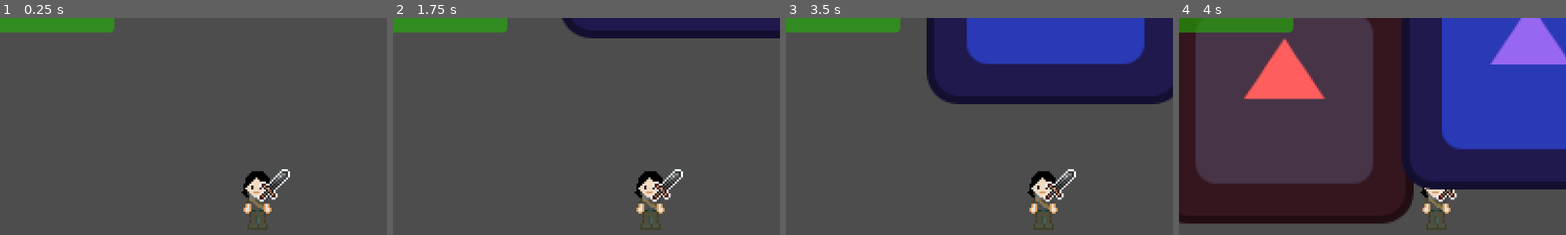
Above: before the commit, frames 1-4 (left to right).
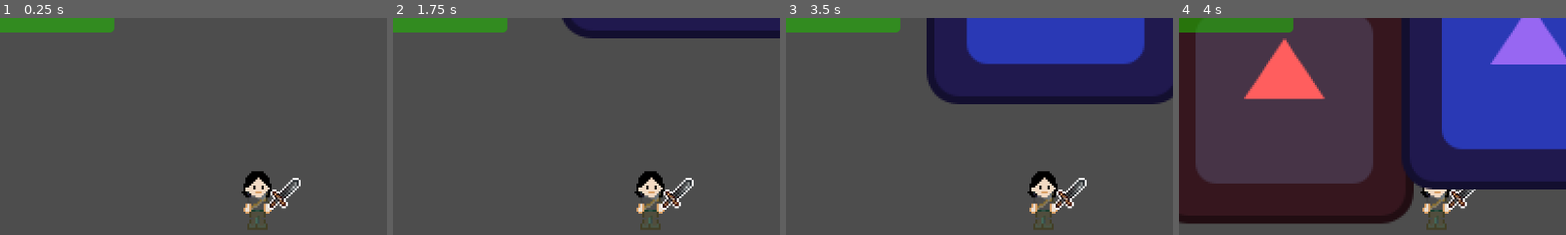
Above: after the commit, the same moments.

Repository: vilu350/Flying-Cats-Studio
Game: Godot game, scene res://scenes/test_map.tscn
The game is run twice, just before and just after one commit, with the same random seed, the same clock (stepped at 60 frames per second) and the same inputs. The project has no main scene, so this scene is started directly. The engine's default icon, where the game draws it, is replaced by a stand-in: a white triangle on a blue panel in a dark square.
Inputs:
- Up to frame 1 (0.25 s): no input
- Up to frame 2 (1.75 s): tap Enter at 0.5 s; hold D (move_right) 0.53-1.28 s; hold Down (move_down) from 1.28 s (still down)
- Up to frame 3 (3.5 s): release Down (move_down) at 2.03 s; hold D (move_right) 2.03-2.78 s; tap Space at 2.75 s; hold Up (move_up) from 2.78 s (still down)
- Up to frame 4 (4 s): release Up (move_up) at 3.53 s; hold A (move_left) from 3.53 s (still down)
The pictures show only the part of the screen within x 17-67%, y 8-58%; the shares and areas given below are measured in that part.

The runs differ from the first frame. In frame 1, 1.2% of the frame differs, in the area x 63-78%, y 69-97%; in frame 2, 1.2%; in frame 3, 1.2%; in frame 4, 0.7%.

Commit message:
Worked on the attack animations for both facing right & left

Diff:
--- a/flying-cats-studio/scenes/Player.tscn
+++ b/flying-cats-studio/scenes/Player.tscn
@@ -1,14 +1,13 @@
-[gd_scene load_steps=11 format=3 uid="uid://c3t26ejgfvyr1"]
+[gd_scene load_steps=15 format=3 uid="uid://c3t26ejgfvyr1"]
 
 [ext_resource type="Script" uid="uid://cagenrx6eaxoj" path="res://scripts/player.gd" id="1_ij6vw"]
 [ext_resource type="Texture2D" uid="uid://cy46qafv13bxo" path="res://sprites/character.png" id="2_qhqgy"]
 [ext_resource type="PackedScene" uid="uid://c3nnv308fvv7f" path="res://scenes/weapon.tscn" id="3_3li8b"]
 [ext_resource type="PackedScene" uid="uid://dxggfn5bm1bwc" path="res://scenes/player_weapon.tscn" id="3_dqkch"]
 
-[sub_resource type="Animation" id="Animation_qlg0r"]
-resource_name = "Attack"
+[sub_resource type="Animation" id="Animation_tuyoq"]
+resource_name = "Idle"
 length = 0.4
-loop_mode = 1
 tracks/0/type = "value"
 tracks/0/imported = false
 tracks/0/enabled = true
@@ -32,6 +31,174 @@
 "transitions": PackedFloat32Array(1),
 "update": 0,
 "values": [Vector2(2, -4)]
+}
+
+[sub_resource type="Animation" id="Animation_fjrip"]
+length = 0.001
+tracks/0/type = "value"
+tracks/0/imported = false
+tracks/0/enabled = true
+tracks/0/path = NodePath("Sprite2D:position")
+tracks/0/interp = 1
+tracks/0/loop_wrap = true
+tracks/0/keys = {
+"times": PackedFloat32Array(0),
+"transitions": PackedFloat32Array(1),
+"update": 0,
+"values": [Vector2(2, -4)]
+}
+tracks/1/type = "value"
+tracks/1/imported = false
+tracks/1/enabled = true
+tracks/1/path = NodePath("Sprite2D:frame")
+tracks/1/interp = 1
+tracks/1/loop_wrap = true
+tracks/1/keys = {
+"times": PackedFloat32Array(0),
+"transitions": PackedFloat32Array(1),
+"update": 1,
+"values": [0]
+}
+tracks/2/type = "value"
+tracks/2/imported = false
+tracks/2/enabled = true
+tracks/2/path = NodePath("Sprite2D/PlayerWeapon:rotation")
+tracks/2/interp = 1
+tracks/2/loop_wrap = true
+tracks/2/keys = {
+"times": PackedFloat32Array(0),
+"transitions": PackedFloat32Array(1),
+"update": 0,
+"values": [4.6844635]
+}
+tracks/3/type = "value"
+tracks/3/imported = false
+tracks/3/enabled = true
+tracks/3/path = NodePath("Sprite2D/PlayerWeapon:scale")
+tracks/3/interp = 1
+tracks/3/loop_wrap = true
+tracks/3/keys = {
+"times": PackedFloat32Array(0),
+"transitions": PackedFloat32Array(1),
+"update": 0,
+"values": [Vector2(1, 1)]
+}
+tracks/4/type = "value"
+tracks/4/imported = false
+tracks/4/enabled = true
+tracks/4/path = NodePath("Sprite2D:scale")
+tracks/4/interp = 1
+tracks/4/loop_wrap = true
+tracks/4/keys = {
+"times": PackedFloat32Array(0),
+"transitions": PackedFloat32Array(1),
+"update": 0,
+"values": [Vector2(1, 1)]
+}
+
+[sub_resource type="Animation" id="Animation_dqkch"]
+resource_name = "Attack_Return"
+length = 0.65
+step = 0.05
+tracks/0/type = "value"
+tracks/0/imported = false
+tracks/0/enabled = true
+tracks/0/path = NodePath("Sprite2D/PlayerWeapon:rotation")
+tracks/0/interp = 1
+tracks/0/loop_wrap = true
+tracks/0/keys = {
+"times": PackedFloat32Array(0, 0.2, 0.65),
+"transitions": PackedFloat32Array(-2, 1, 0.5),
+"update": 0,
+"values": [3.270747, 3.270747, 4.6844635]
+}
+
+[sub_resource type="Animation" id="Animation_qlg0r"]
+resource_name = "Left_Attack"
+length = 0.3
+step = 0.05
+tracks/0/type = "value"
+tracks/0/imported = false
+tracks/0/enabled = true
+tracks/0/path = NodePath("Sprite2D/PlayerWeapon:rotation")
+tracks/0/interp = 1
+tracks/0/loop_wrap = true
+tracks/0/keys = {
+"times": PackedFloat32Array(0, 0.25),
+"transitions": PackedFloat32Array(1, -2),
+"update": 0,
+"values": [4.6844635, 3.270747]
+}
+tracks/1/type = "value"
+tracks/1/imported = false
+tracks/1/enabled = true
+tracks/1/path = NodePath("Sprite2D/PlayerWeapon:scale")
+tracks/1/interp = 1
+tracks/1/loop_wrap = true
+tracks/1/keys = {
+"times": PackedFloat32Array(0, 0.3),
+"transitions": PackedFloat32Array(1, 0.5),
+"update": 0,
+"values": [Vector2(1, 1), Vector2(1, 1)]
+}
+tracks/2/type = "value"
+tracks/2/imported = false
+tracks/2/enabled = true
+tracks/2/path = NodePath("Sprite2D:position")
+tracks/2/interp = 1
+tracks/2/loop_wrap = true
+tracks/2/keys = {
+"times": PackedFloat32Array(0),
+"transitions": PackedFloat32Array(1),
+"update": 0,
+"values": [Vector2(2, -4)]
+}
+tracks/3/type = "value"
+tracks/3/imported = false
+tracks/3/enabled = true
+tracks/3/path = NodePath("Sprite2D:scale")
+tracks/3/interp = 1
+tracks/3/loop_wrap = true
+tracks/3/keys = {
+"times": PackedFloat32Array(0),
+"transitions": PackedFloat32Array(1),
+"update": 0,
+"values": [Vector2(1, 1)]
+}
+
+[sub_resource type="AnimationLibrary" id="AnimationLibrary_smehm"]
+_data = {
+&"Attack_Return": SubResource("Animation_dqkch"),
+&"Idle": SubResource("Animation_tuyoq"),
+&"Left_Attack": SubResource("Animation_qlg0r"),
+&"RESET": SubResource("Animation_fjrip")
+}
+
+[sub_resource type="Animation" id="Animation_smehm"]
+length = 0.001
+tracks/0/type = "value"
+tracks/0/imported = false
+tracks/0/enabled = true
+tracks/0/path = NodePath(".:scale")
+tracks/0/interp = 1
+tracks/0/loop_wrap = true
+tracks/0/keys = {
+"times": PackedFloat32Array(0),
+"transitions": PackedFloat32Array(1),
+"update": 0,
+"values": [Vector2(-1, 1)]
+}
+tracks/1/type = "value"
+tracks/1/imported = false
+tracks/1/enabled = true
+tracks/1/path = NodePath("PlayerWeapon:position")
+tracks/1/interp = 1
+tracks/1/loop_wrap = true
+tracks/1/keys = {
+"times": PackedFloat32Array(0),
+"transitions": PackedFloat32Array(1),
+"update": 0,
+"values": [Vector2(-7.0000005, 8)]
 }
 tracks/2/type = "value"
 tracks/2/imported = false
@@ -40,65 +207,51 @@
 tracks/2/interp = 1
 tracks/2/loop_wrap = true
 tracks/2/keys = {
-"times": PackedFloat32Array(0, 0.1, 0.2, 0.3, 0.4),
-"transitions": PackedFloat32Array(1, 1, 1, 1, 1),
-"update": 0,
-"values": [0.0, 0.7853981633974483, 1.5707963267948966, 2.356194490192345, 3.141592653589793]
-}
-
-[sub_resource type="Animation" id="Animation_tuyoq"]
-resource_name = "Idle"
-length = 0.4
-tracks/0/type = "value"
-tracks/0/imported = false
-tracks/0/enabled = true
-tracks/0/path = NodePath("Sprite2D:frame")
-tracks/0/interp = 1
-tracks/0/loop_wrap = true
-tracks/0/keys = {
-"times": PackedFloat32Array(0),
-"transitions": PackedFloat32Array(1),
-"update": 1,
-"values": [0]
-}
-tracks/1/type = "value"
-tracks/1/imported = false
-tracks/1/enabled = true
-tracks/1/path = NodePath("Sprite2D:position")
-tracks/1/interp = 1
-tracks/1/loop_wrap = true
-tracks/1/keys = {
-"times": PackedFloat32Array(0),
-"transitions": PackedFloat32Array(1),
-"update": 0,
-"values": [Vector2(2, -4)]
-}
-
-[sub_resource type="Animation" id="Animation_fjrip"]
-length = 0.001
-tracks/0/type = "value"
-tracks/0/imported = false
-tracks/0/enabled = true
-tracks/0/path = NodePath("Sprite2D:position")
-tracks/0/interp = 1
-tracks/0/loop_wrap = true
-tracks/0/keys = {
-"times": PackedFloat32Array(0),
-"transitions": PackedFloat32Array(1),
-"update": 0,
-"values": [Vector2(2, -4)]
-}
-tracks/1/type = "value"
-tracks/1/imported = false
-tracks/1/enabled = true
-tracks/1/path = NodePath("Sprite2D:frame")
-tracks/1/interp = 1
-tracks/1/loop_wrap = true
-tracks/1/keys = {
-"times": PackedFloat32Array(0),
-"transitions": PackedFloat32Array(1),
-"update": 1,
-"values": [0]
+"times": PackedFloat32Array(0),
+"transitions": PackedFloat32Array(1),
+"update": 0,
+"values": [4.6844635]
+}
+tracks/3/type = "value"
+tracks/3/imported = false
+tracks/3/enabled = true
+tracks/3/path = NodePath(".:position")
+tracks/3/interp = 1
+tracks/3/loop_wrap = true
+tracks/3/keys = {
+"times": PackedFloat32Array(0),
+"transitions": PackedFloat32Array(1),
+"update": 0,
+"values": [Vector2(-2, -4)]
+}
+
+[sub_resource type="Animation" id="Animation_ur7pv"]
+resource_name = "Right_Attack"
+length = 0.3
+step = 0.05
+tracks/0/type = "value"
+tracks/0/imported = false
+tracks/0/enabled = true
+tracks/0/path = NodePath(".:scale")
+tracks/0/interp = 1
+tracks/0/loop_wrap = true
+tracks/0/keys = {
+"times": PackedFloat32Array(0),
+"transitions": PackedFloat32Array(1),
+"update": 0,
+"values": [Vector2(-1, 1)]
+}
+tracks/1/type = "value"
+tracks/1/imported = false
+tracks/1/enabled = true
+tracks/1/path = NodePath("PlayerWeapon:position")
+tracks/1/interp = 1
+tracks/1/loop_wrap = true
+tracks/1/keys = {
+"times": PackedFloat32Array(0),
+"transitions": PackedFloat32Array(1),
+"update": 0,
+"values": [Vector2(-7.0000005, 8)]
 }
 tracks/2/type = "value"
 tracks/2/imported = false
@@ -107,17 +260,28 @@
 tracks/2/interp = 1
 tracks/2/loop_wrap = true
 tracks/2/keys = {
-"times": PackedFloat32Array(0),
-"transitions": PackedFloat32Array(1),
-"update": 0,
-"values": [0.0]
-}
-
-[sub_resource type="AnimationLibrary" id="AnimationLibrary_smehm"]
+"times": PackedFloat32Array(0, 0.25),
+"transitions": PackedFloat32Array(1, 1),
+"update": 0,
+"values": [4.6844635, 3.270747]
+}
+tracks/3/type = "value"
+tracks/3/imported = false
+tracks/3/enabled = true
+tracks/3/path = NodePath(".:position")
+tracks/3/interp = 1
+tracks/3/loop_wrap = true
+tracks/3/keys = {
+"times": PackedFloat32Array(0),
+"transitions": PackedFloat32Array(1),
+"update": 0,
+"values": [Vector2(-2, -4)]
+}
+
+[sub_resource type="AnimationLibrary" id="AnimationLibrary_y4r1p"]
 _data = {
-&"Attack": SubResource("Animation_qlg0r"),
-&"Idle": SubResource("Animation_tuyoq"),
-&"RESET": SubResource("Animation_fjrip")
+&"RESET": SubResource("Animation_smehm"),
+&"Right_Attack": SubResource("Animation_ur7pv")
 }
 
 [sub_resource type="CircleShape2D" id="CircleShape2D_44cfe"]
@@ -128,16 +292,26 @@
 [node name="Player" type="CharacterBody2D"]
 script = ExtResource("1_ij6vw")
 
-[node name="AnimationPlayer" type="AnimationPlayer" parent="."]
+[node name="Sprite2D" type="Sprite2D" parent="."]
+position = Vector2(-2, -4)
+scale = Vector2(-1, 1)
+texture = ExtResource("2_qhqgy")
+
+[node name="PlayerWeapon" parent="Sprite2D" instance=ExtResource("3_dqkch")]
+position = Vector2(-7.0000005, 8)
+rotation = 4.6844635
+
+[node name="looking left" type="AnimationPlayer" parent="Sprite2D/PlayerWeapon"]
+root_node = NodePath("../../..")
 libraries = {
 &"": SubResource("AnimationLibrary_smehm")
 }
 
-[node name="Sprite2D" type="Sprite2D" parent="."]
-position = Vector2(2, -4)
-texture = ExtResource("2_qhqgy")
-
-[node name="PlayerWeapon" parent="." instance=ExtResource("3_dqkch")]
+[node name="looking right" type="AnimationPlayer" parent="Sprite2D/PlayerWeapon"]
+root_node = NodePath("../..")
+libraries = {
+&"": SubResource("AnimationLibrary_y4r1p")
+}
 
 [node name="CollisionShape2D" type="CollisionShape2D" parent="."]
 shape = SubResource("CircleShape2D_44cfe")
--- a/flying-cats-studio/scripts/enemy.gd
+++ b/flying-cats-studio/scripts/enemy.gd
@@ -1,6 +1,9 @@
 extends CharacterBody2D
 #left off at M9L13 half way down
 @onready var _hit_box: Area2D = %HitBox
+
+var health: float = 3.0
+
 
 @export var max_speed := 1000.0
 @export var acceleration := 1100.0
@@ -18,7 +21,13 @@
 func get_global_player_position() -> Vector2:
 	return get_tree().root.get_node("TestMap/Player").global_position
 
-func take_damage():
+func take_damage(weapon_damage: float):
+	#$Sprite2D/AnimationPlayer.play("take_damage")
+	health -= weapon_damage
+
+	if health <= 0.0:
+		queue_free()
+
 	# Spawn the gem
 	var new_gem = loot_scene.instantiate()
 	new_gem.global_position = global_position
--- a/flying-cats-studio/scripts/player.gd
+++ b/flying-cats-studio/scripts/player.gd
@@ -14,9 +14,6 @@
 @onready var hurt_timer: Timer = $HurtTimer
 @onready var weapon: Sprite2D = $Weapon
 
-@onready var health_bar: ProgressBar = $"../CanvasLayer/HealthBar"
-@export var live_points : int = 30
-
 @export var maxHealth = 30
 @onready var currentHealth: int = maxHealth
 
@@ -26,17 +23,11 @@
 var isHurt: bool = false
 var isAttacking: bool = false
 
-func _ready() -> void:
+
+
+func _ready():
 	#effects.play("RESET")
-	set_health()
-
-func set_health() -> void:
-	health_bar.max_value = live_points
-	health_bar.value = live_points
-
-func update_health(Amount : int) -> void:
-	live_points += Amount
-	health_bar.value = live_points
+	pass
 
 
 func handleInput():
